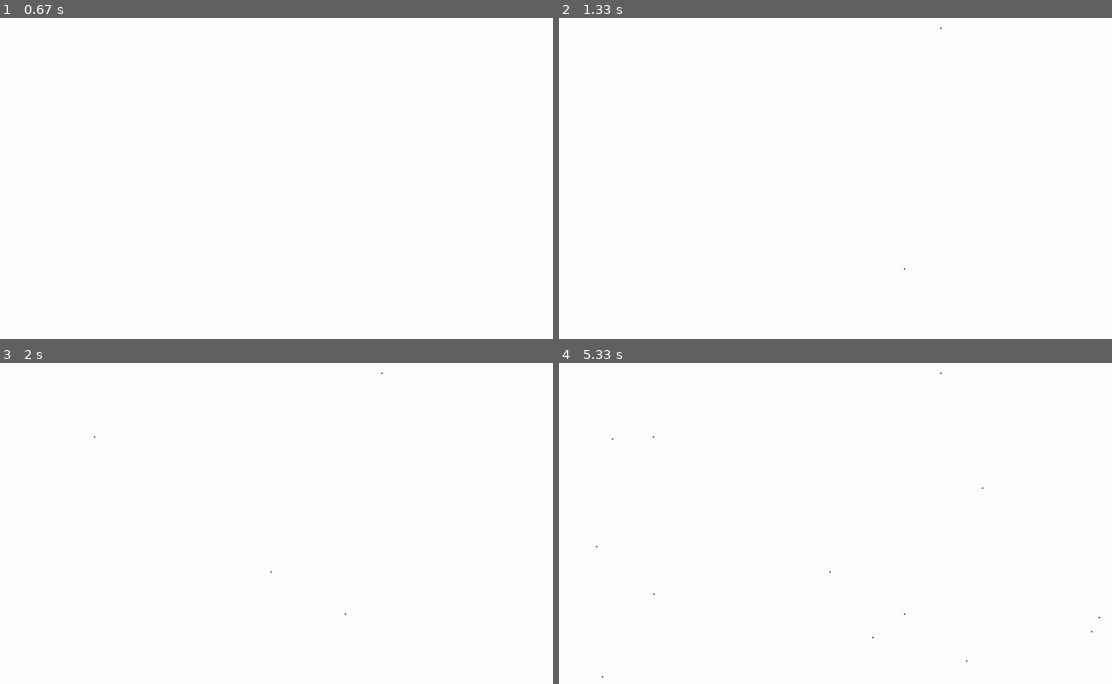
Above: before the commit, frames 1-4 (two rows, left to right).
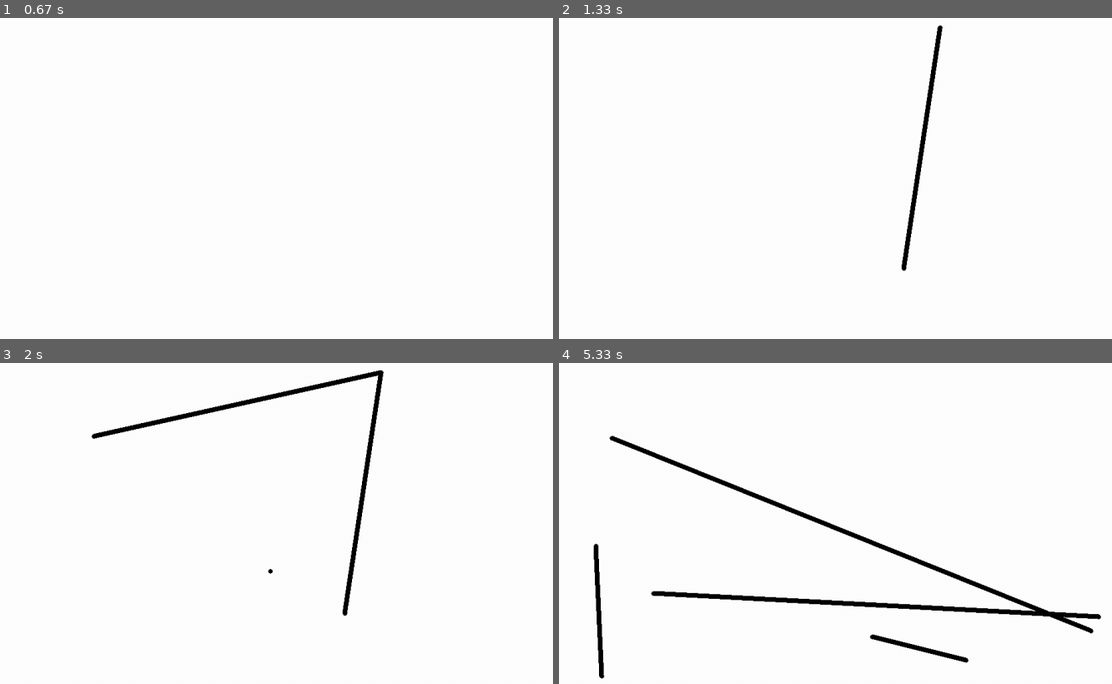
Above: after the commit, the same moments.

Repository: NateHarris123/pygame_paint
Game: pygame game, started from main.py
Two runs of this game, one before a commit and one after it. Both use one fixed random seed, a clock stepped at 60 frames per second and the inputs below.
Inputs (mouse positions are in pixels of both pictures, inside the frame that each line leads up to):
- Up to frame 1 (0.67 s): tap 1 at 0.33 s
- Up to frame 2 (1.33 s): click (901, 268) at 0.72 s; move the mouse to (940, 27) at 1.03 s
- Up to frame 3 (2 s): click (94, 436) at 1.55 s; click (270, 571) at 1.88 s
- Up to frame 4 (5.33 s): click (979, 488) at 2.22 s; click (1089, 629) at 2.55 s; tap 9 at 2.83 s; click (614, 436) at 3.22 s; click (653, 594) at 3.55 s; click (1100, 616) at 3.88 s; click (603, 674) at 4.22 s; click (597, 545) at 4.55 s; click (874, 635) at 4.88 s; click (968, 658) at 5.22 s

Frame 1 is identical in both runs. In frame 2, 0.8% of the frame differs, in the area x 61-70%, y 2-79%; in frame 3, 1.7%; in frame 4, 3.6%, in the area x 6-99%, y 2-99%.

Commit message:
smooth brushstrokes complete

Diff:
--- a/main.py
+++ b/main.py
@@ -1,10 +1,55 @@
 import pygame
+import math
 from pygame.locals import *
 # PSEUDOCODE FOR GAME:
 # Track cursor
 # On mouse1 hold: change cursor color
+def fill_line(screen,color,previous,current):
+    if not(current[0] - previous[0] == 0):
+        slope = (current[1]-previous[1])/ ( current[0] - previous[0])
+        if(abs(slope) < 1):
+            if current[0] > previous[0]:
+                x = previous[0]
+                while x < current[0]:
+                    x += 1
+                    y = slope * (x - previous[0]) + previous[1]
+                    pygame.draw.circle(screen,color,(x,y),4, 0)
+            else:
+                x = previous[0]
+                while x > current[0]:
+                    x -= 1
+                    y = slope * (x -previous[0]) + previous[1]
+                    pygame.draw.circle(screen,color,(x,y),4, 0)
+        else:
+            if (current[1] > previous[1]):
+                y = previous[1]
+                while y < current[1]:
+                    y += 1
+                    x = ((y - previous[1]) / slope) + previous[0]
+                    pygame.draw.circle(screen,color,(x,y),4,0)
+            else:
+                y = previous[1]
+                while y > current[1]:
+                    y -= 1
+                    x = ((y - previous[1])/ slope) + previous[0]
+                    pygame.draw.circle(screen,color,(x,y),4,0)
+    else:
+        y = previous[1]
+        if y < current[1]:
+            while y < current[1]:
+                y += 1
+                pygame.draw.circle(screen,color,(current[0],y),4,0)
+        else:
+            while y > current[1]:
+                y -= 1
+                pygame.draw.circle(screen,color,(current[0],y),4,0)
 
-dic = {K_1 : pygame.Color(0,0,0), K_2 : pygame.Color(255,0,0), K_3 : pygame.Color(0,255,0), K_4 : pygame.Color(0,0,255), K_5 : pygame.Color(0,255,255)} #event.type = k_#
+
+
+
+
+
+dic = {pygame.K_1 : pygame.Color(0,0,0), pygame.K_2 : pygame.Color(255,0,0), pygame.K_3 : pygame.Color(0,255,0), pygame.K_4 : pygame.Color(0,0,255), pygame.K_5 : pygame.Color(0,255,255)} #event.type = k_#
 def main():
     pygame.init()
     screen = pygame.display.set_mode((1280, 720))
@@ -14,6 +59,7 @@
     dt = 0 #delta time, change in time
     screen.fill((255,255,255))
     x = (0,0,0) #permanent
+    previous_mouse_pos = pygame.mouse.get_pos()
     while(running): #while running is true
         mouse_pos = pygame.mouse.get_pos() #returns a tuple for the x,y of mouse
 
@@ -25,15 +71,19 @@
                 is_painting = not is_painting #changes value of is_painting (false) to (true)
             if event.type == pygame.KEYDOWN:
                 keys = pygame.key.get_pressed()
-                print("key pressed")
+                if keys[pygame.K_9]:
+                    screen.fill((255,255,255))
                 for i in range(pygame.K_1,pygame.K_5):
-                    if keys[i] == True:
+                    if keys[i]:
                         x = dic[i]
         if is_painting: #if true
-            pygame.draw.rect(screen,x,(mouse_pos[0],mouse_pos[1],2,2), 0) #built in function
+            pygame.draw.circle(screen,x,(mouse_pos[0],mouse_pos[1]),4, 0) #built in function
             #function above takes (surface, color of surface, rectangle to surface (what its draw,
             # left most, right most, 2 and 2 is width)
+            fill_line(screen,x,previous_mouse_pos,mouse_pos)
         pygame.display.flip()
+        clock.tick(800)
+        previous_mouse_pos = mouse_pos
 
 
 
